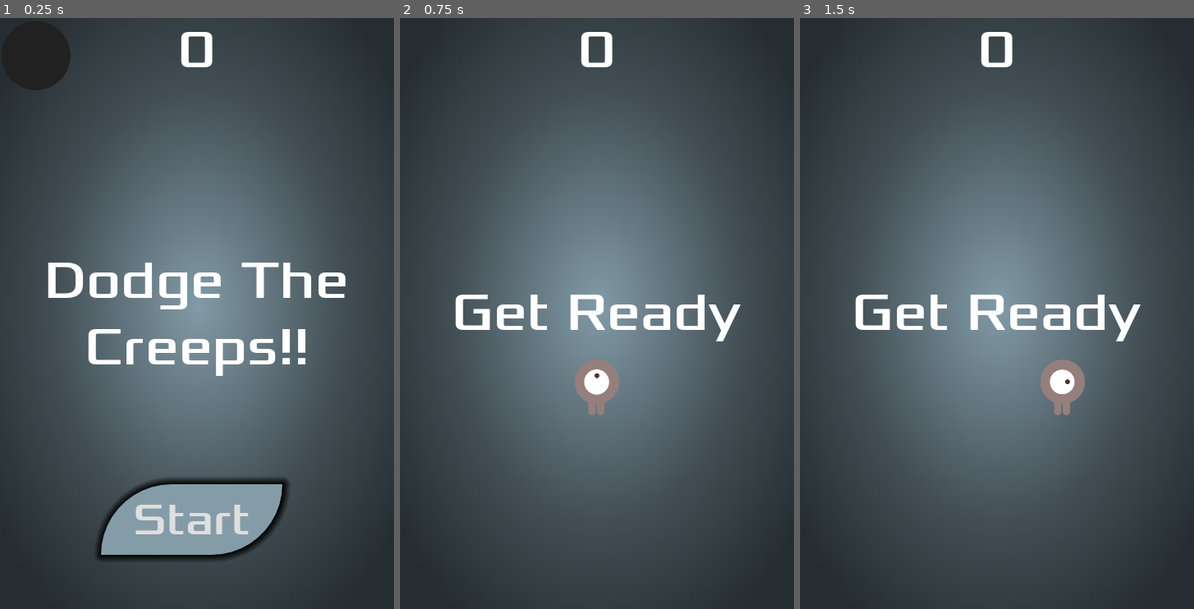
Above: before the commit, frames 1-3 (left to right).
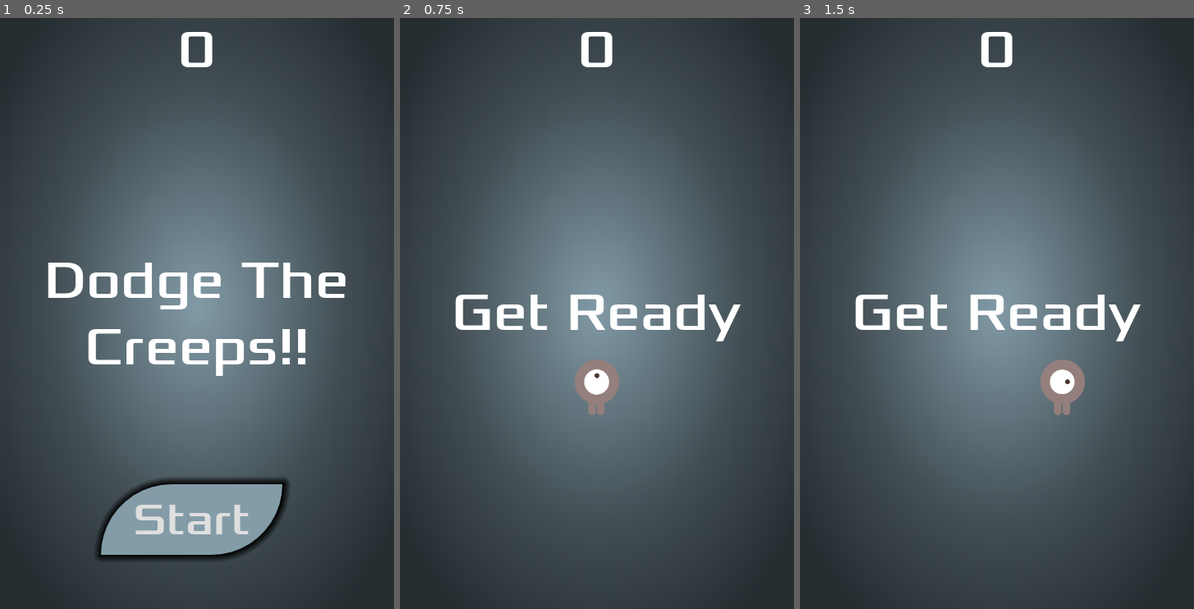
Above: after the commit, the same moments.

Repository: GoncaloGMendonca/DTC_2.0_GGM
Game: Godot game, scene res://main.tscn
Two runs of this game, one before a commit and one after it. Both use one fixed random seed, a clock stepped at 60 frames per second and the inputs below.
Inputs:
- Up to frame 1 (0.25 s): no input
- Up to frame 2 (0.75 s): click "Start" at 0.5 s
- Up to frame 3 (1.5 s): tap Enter at 1.25 s; hold D (move_right) from 1.28 s (still down)

The runs differ from the first frame. In frame 1, 0.4% of the frame differs, in the area x 7-18%, y 3-13%; in frame 2, nothing differs; in frame 3, nothing differs.

Commit message:
power dobro points done

Diff:
--- a/Project_Files/globals/score_manager.gd
+++ b/Project_Files/globals/score_manager.gd
@@ -1,3 +1,14 @@
 extends Node
 
 var score: int = 0
+var powerDouble = false
+
+
+
+func _timer_powerDouble() -> void:
+	print("MANAGER A DAR")
+	if ScoreManager.powerDouble:
+		var wait_time := 10.0
+		await get_tree().create_timer(wait_time).timeout
+		ScoreManager.powerDouble = false
+		print(" PAROU MANAGER")
--- a/Project_Files/hud.gd
+++ b/Project_Files/hud.gd
@@ -25,7 +25,7 @@
 	start_button.show()
 
 func update_score(score: int) -> void:
-	score_label.text = str(score)
+	score_label.text = str(ScoreManager.score)
 
 func _on_message_timer_timeout() -> void:
 	message.hide()
--- a/Project_Files/hud.tscn
+++ b/Project_Files/hud.tscn
@@ -1,9 +1,8 @@
-[gd_scene load_steps=8 format=3 uid="uid://cye0s46cc8x5p"]
+[gd_scene load_steps=7 format=3 uid="uid://cye0s46cc8x5p"]
 
 [ext_resource type="FontFile" uid="uid://bm8m8ncdi2ggg" path="res://assets/fonts/Xolonium-Regular.ttf" id="1_laov4"]
 [ext_resource type="Script" path="res://hud.gd" id="1_r1qpa"]
 [ext_resource type="Theme" uid="uid://cp4rq5q6h4aas" path="res://assets/Main_Theme.tres" id="2_ly07f"]
-[ext_resource type="PackedScene" uid="uid://dhnkn610tuh6p" path="res://power_up_double_points.tscn" id="4_tjow4"]
 
 [sub_resource type="LabelSettings" id="LabelSettings_lcvcu"]
 font = ExtResource("1_laov4")
@@ -71,7 +70,5 @@
 wait_time = 2.0
 one_shot = true
 
-[node name="PowerUp_DoublePoints" parent="." instance=ExtResource("4_tjow4")]
-
 [connection signal="pressed" from="StartButton" to="." method="_on_start_button_pressed"]
 [connection signal="timeout" from="MessageTimer" to="." method="_on_message_timer_timeout"]
--- a/Project_Files/main.gd
+++ b/Project_Files/main.gd
@@ -5,7 +5,6 @@
 @export var powerup_scene: Array[PackedScene]
 
 
-var score: int
 var paused = false
 
 
@@ -23,10 +22,6 @@
 @onready var power_up_timer: Timer = %PowerUp_Timer
 
 
-## Called when the node enters the scene tree for the first time.
-#func _ready() -> void:
-#	new_game()
-
 
 
 func _process(_delta: float) -> void:
@@ -35,10 +30,10 @@
 
 
 func new_game() -> void:
-	score = 0
+	ScoreManager.score = 0
 	player.start(start_position.position)
 	start_timer.start()
-	hud.update_score(score)
+	hud.update_score(ScoreManager.score)
 	hud.show_message("Get Ready")
 	get_tree().call_group("mob","queue_free")
 	get_tree().call_group("powerup","queue_free")
@@ -55,6 +50,7 @@
 	game_over_music.play()
 	pause_menu.hide()
 	power_up_timer.stop()
+	ScoreManager.powerDouble = false
 
 
 
@@ -65,9 +61,14 @@
 
 
 func _on_score_timer_timeout() -> void:
-	score += 1
-	hud.update_score(score)
-
+	if ScoreManager.powerDouble:
+		ScoreManager.score *= 2
+		print("DOBRO ON")
+		hud.update_score(ScoreManager.score)
+	else:
+		ScoreManager.score += 1
+		hud.update_score(ScoreManager.score)
+		print("DOBRO OFF")
 
 
 func _on_mob_timer_timeout() -> void:
@@ -79,13 +80,6 @@
 	direction += randf_range(-PI / 4, PI / 4)
 
 	mob.spawn(mob_spawn_location.position, direction)
-
-#	mob.position = mob_spawn_location.position
-#	mob.rotation = direction
-#
-#	var velocity = Vector2(randf_range(150.0,250.0),0)
-#	mob.linear_velocity = velocity.rotated(direction)
-
 
 
 func pauseMenu():
@@ -122,15 +116,7 @@
 func _on_power_up_timer_timeout() -> void:
 	print("NASCEU")
 	var powerup: Node2D = powerup_scene.pick_random().instantiate()
-	# Set the power-up's position within the game area REVER
-	powerup.position = Vector2(randf_range(0, 480), randf_range(0, 720))
-	# Add the power-up to the scene
+	# Sistema de spawn dos power ups, abaixo do tamanho do ecrã para não nascer escondido
+	powerup.position = Vector2(randf_range(50, 430), randf_range(20, 700))
+	# Adiciona os power ups
 	add_child(powerup)
-
-
-
-
-#	print("PONTOS DOBRO")
-#	score_timer.stop()
-#	score += 20000
-#	hud.update_score(score)
--- a/Project_Files/main.tscn
+++ b/Project_Files/main.tscn
@@ -13,7 +13,6 @@
 [ext_resource type="PackedScene" uid="uid://bxejwk81bmim2" path="res://pause_menu.tscn" id="7_yav6b"]
 [ext_resource type="AudioStream" uid="uid://2bbih2hbwec4" path="res://assets/SFX_Music/DTK_Background_Music.ogg" id="8_38n0k"]
 [ext_resource type="AudioStream" uid="uid://yuw0weotcff" path="res://assets/SFX_Music/countdown_Sound.wav" id="8_lo7sn"]
-[ext_resource type="PackedScene" uid="uid://b7fh8th338bkk" path="res://power_up_base.tscn" id="14_ji7sb"]
 
 [sub_resource type="Gradient" id="Gradient_ec4r3"]
 offsets = PackedFloat32Array(0, 0.582192, 1)
@@ -34,7 +33,7 @@
 [node name="Main" type="Node"]
 script = ExtResource("1_teuwr")
 mob_scene = Array[PackedScene]([ExtResource("2_pkd7r"), ExtResource("3_duhur"), ExtResource("4_c0qk0"), ExtResource("3_tsr44")])
-powerup_scene = Array[PackedScene]([ExtResource("7_jrqqu"), ExtResource("7_bf8uf")])
+powerup_scene = Array[PackedScene]([ExtResource("7_bf8uf"), ExtResource("7_jrqqu")])
 
 [node name="TextureRect" type="TextureRect" parent="."]
 anchors_preset = 15
@@ -96,8 +95,6 @@
 unique_name_in_owner = true
 stream = ExtResource("8_lo7sn")
 
-[node name="PowerUp_base" parent="." instance=ExtResource("14_ji7sb")]
-
 [connection signal="timeout" from="PowerUp_Timer" to="." method="_on_power_up_timer_timeout"]
 [connection signal="timeout" from="MobTimer" to="." method="_on_mob_timer_timeout"]
 [connection signal="timeout" from="ScoreTimer" to="." method="_on_score_timer_timeout"]
--- a/Project_Files/power_up_double_points.gd
+++ b/Project_Files/power_up_double_points.gd
@@ -1,12 +1,8 @@
 extends "res://power_up_base.gd"
-
-
-signal doublepointsactive
 
 
 func powerup_activated() -> void:
 	print("ACTIVE PONTOS")
-	doublepointsactive.emit()
-	ScoreManager.score = 100
-
+	ScoreManager.powerDouble = true
+	ScoreManager._timer_powerDouble()
 	queue_free()
Not shown: 1 places in Project_Files/main.tscn that only renumber resources
